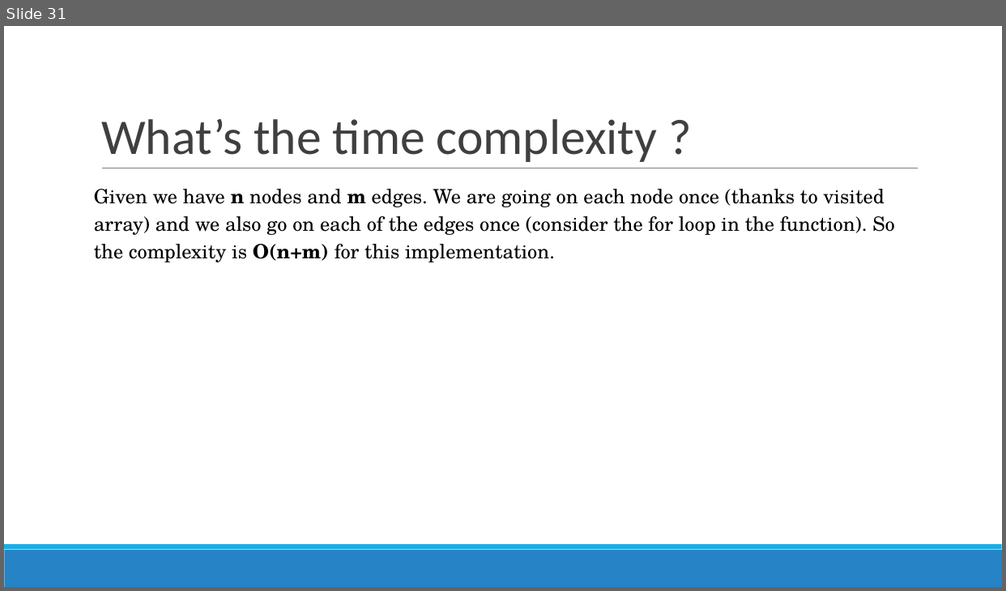
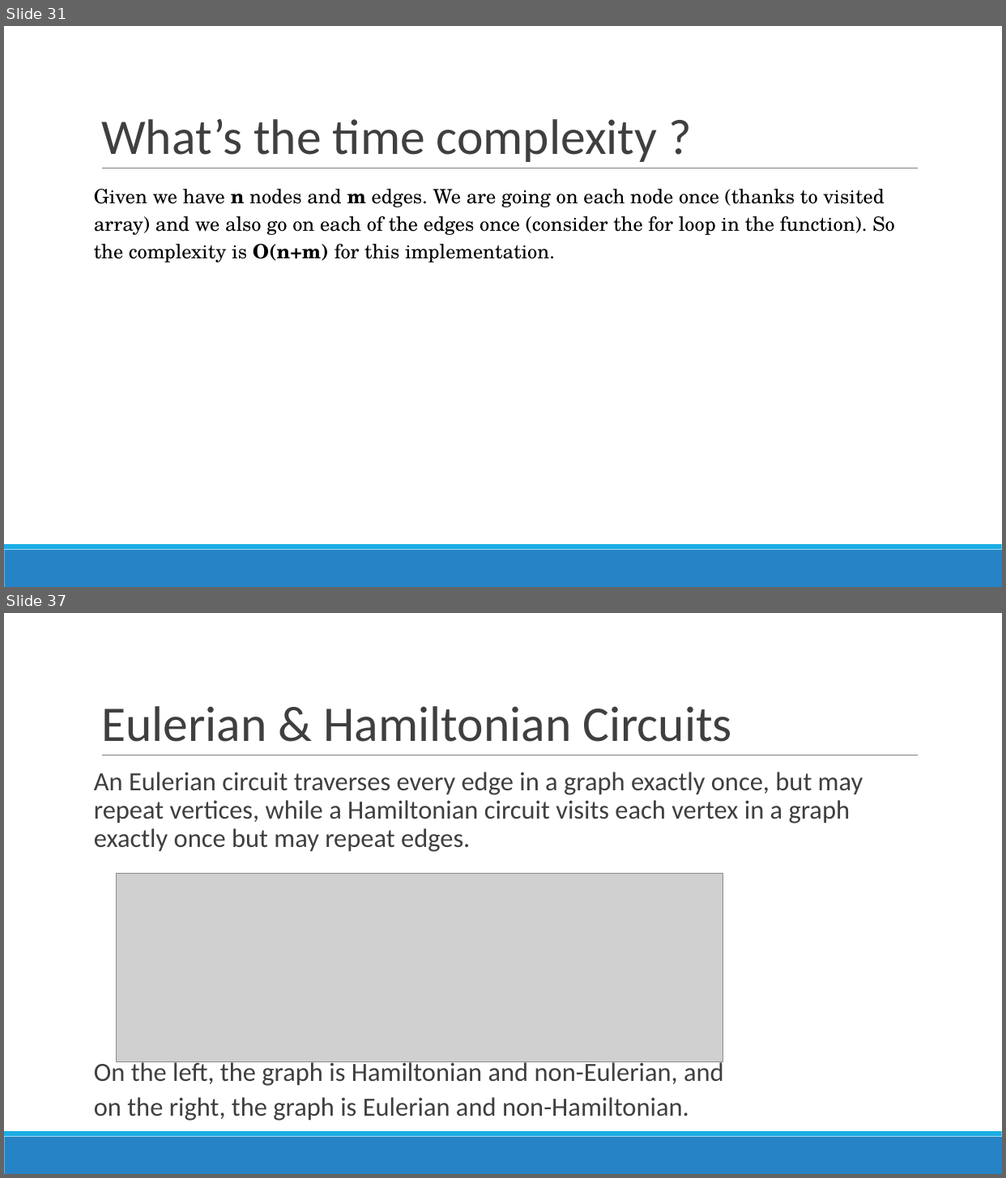
Before and after one commit to poojasabnani/DSA-for-Interviews-GirlScript-EOP, a slide deck: Day 12-13/Graphs.pptx. Shown one above the other, each under a label of ours: slide 31 before the commit, slides 31 and 37 after it; the slides between them are not shown. The pictures are 1006x591 and 1006x1178 pixels, drawn with LibreOffice and Linux fonts; fonts in the diff are those of the drawing; grey boxes stand for pictures. Boxes give left, top, right and bottom in pixels: in the first picture for what was removed or moved away, otherwise in the second. Text is boxed around its words. In the diff, an @@ line names an element or a change of style, - is before the commit and + after.

```diff
--- a/Day 12-13/Graphs.pptx
+++ b/Day 12-13/Graphs.pptx
@@ slide 37 added at bbox=[4, 613, 1002, 1174], background #FFFFFF; not listed: 3 template elements that a slide beside it also shows @@
@@ title added at bbox=[101, 706, 732, 742], 48 pt, text #3F3F3F @@
+Eulerian & Hamiltonian Circuits
@@ text added at bbox=[94, 772, 863, 1121], 25.3 pt, text #3F3F3F @@
+An Eulerian circuit traverses every edge in a graph exactly once, but may repeat vertices, while a Hamiltonian circuit visits each vertex in a graph exactly once but may repeat edges.
+On the left, the graph is Hamiltonian and non-Eulerian, and
+on the right, the graph is Eulerian and non-Hamiltonian.
@@ picture added at bbox=[117, 874, 722, 1063] @@
```
Also in this commit, not shown: 14 other slides added, 1 slide removed, 4 other files.
